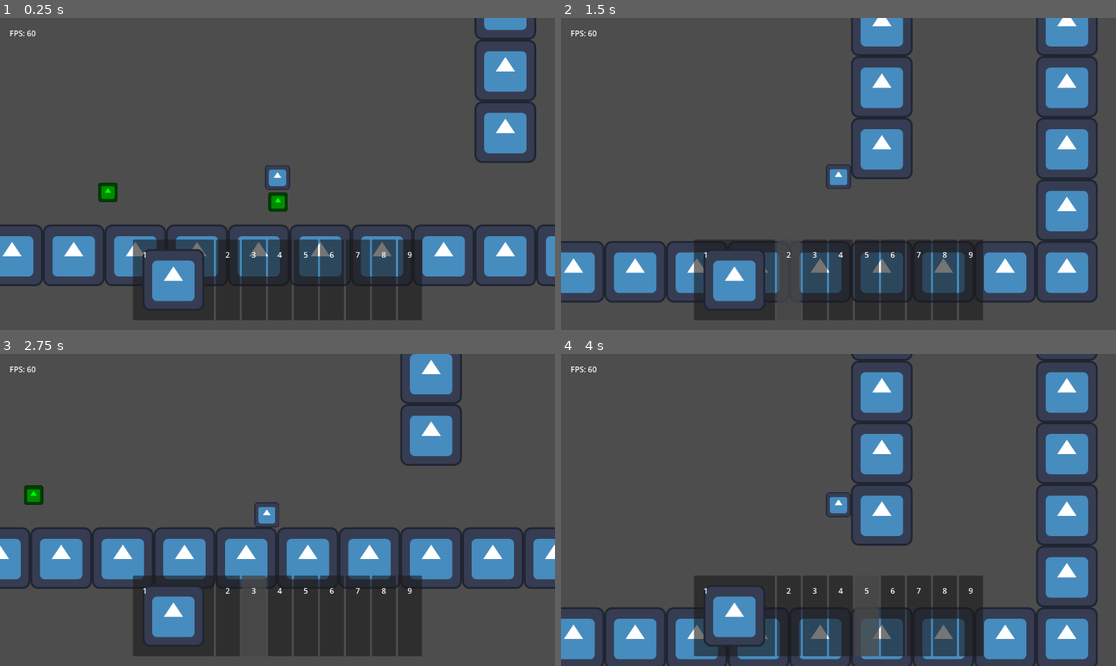
Above: before the commit, frames 1-4 (two rows, left to right).
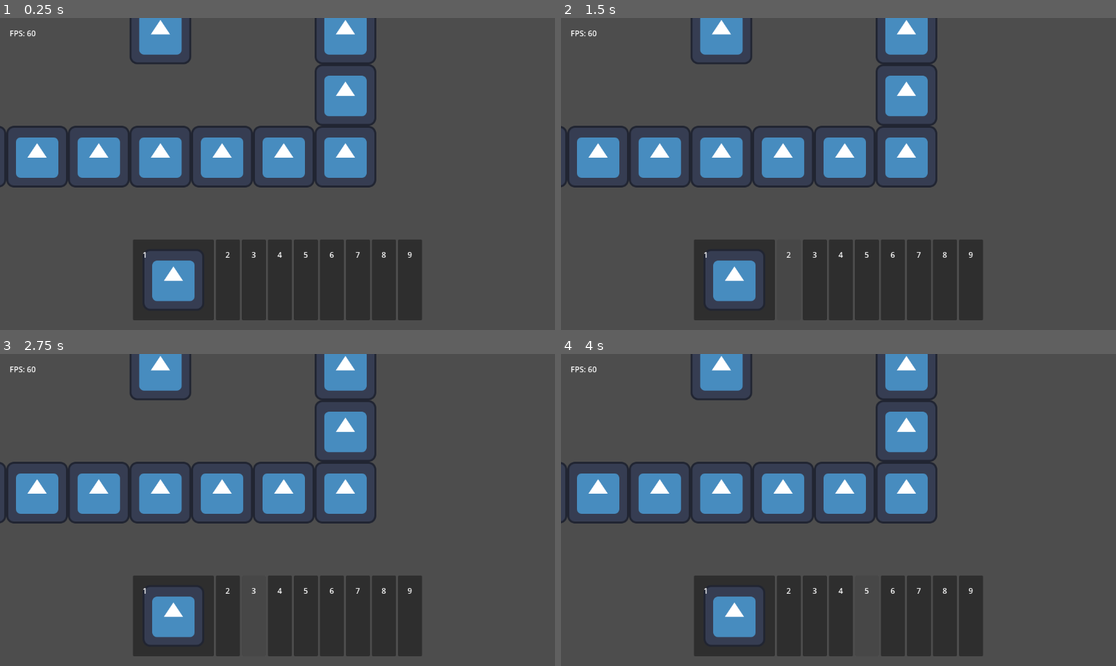
Above: after the commit, the same moments.

Repository: TheHumanMRP/RPG-Life-Tracker
Game: Godot game, scene res://Folders/Systems/Main/Scenes/main_scene.tscn
Two runs of this game, one before a commit and one after it. Both use one fixed random seed, a clock stepped at 60 frames per second and the inputs below. The engine's default icon, where the game draws it, is replaced by a stand-in: a white triangle on a blue panel in a dark square.
Inputs (mouse positions are in pixels of both pictures, inside the frame that each line leads up to):
- Up to frame 1 (0.25 s): no input
- Up to frame 2 (1.5 s): move the mouse to (733, 280) at 0.52 s; hold D (move_right) from 0.53 s (still down); tap I (add_test_sword) at 0.6, 1.35 s; click (733, 280) at 0.67 s; tap Space (jump) at 0.77 s; move the mouse to (788, 280) at 1.27 s; click (788, 280) at 1.42 s
- Up to frame 3 (2.75 s): tap Space (jump) at 1.52 s; move the mouse to (255, 616) at 2.02 s; release D (move_right) at 2.03 s; hold A (move_left) from 2.03 s (still down); tap I (add_test_sword) at 2.1 s; click (255, 616) at 2.17 s
- Up to frame 4 (4 s): move the mouse to (838, 616) at 2.77 s; release A (move_left) at 2.78 s; hold D (move_right) from 2.78 s (still down); tap I (add_test_sword) at 2.85, 3.6 s; click (838, 616) at 2.92 s; tap Space (jump) at 3.02, 3.77 s; move the mouse to (866, 616) at 3.52 s; click (866, 616) at 3.67 s

The runs differ from the first frame. In frame 1, 24% of the frame differs, in the area x 0-100%, y 0-86%; in frame 2, 25%; in frame 3, 25%; in frame 4, 27%, in the area x 0-97%, y 0-100%.
Error before the commit: Invalid call. Nonexistent function 'get_inventory' in base 'Node (global.gd)'. (res://Folders/Systems/Inventory_System/Scripts/hotbar_logic.gd:61)
Error after the commit: Parse Error: Could not parse global class "MovementComponent" from "res://Folders/Components/movement_component.gd". (res://Folders/Systems/Player/player.gd:17)

Commit message:
Auto commit at 2026-07-11 20:33:33

Diff:
--- a/Folders/Components/movement_component.gd
+++ b/Folders/Components/movement_component.gd
@@ -89,5 +89,4 @@
 
 	return velocity
 
-func handle_gravity() -> void:
-	pass
+func handle_gravity(working_velocity: Vector2) -> void:
